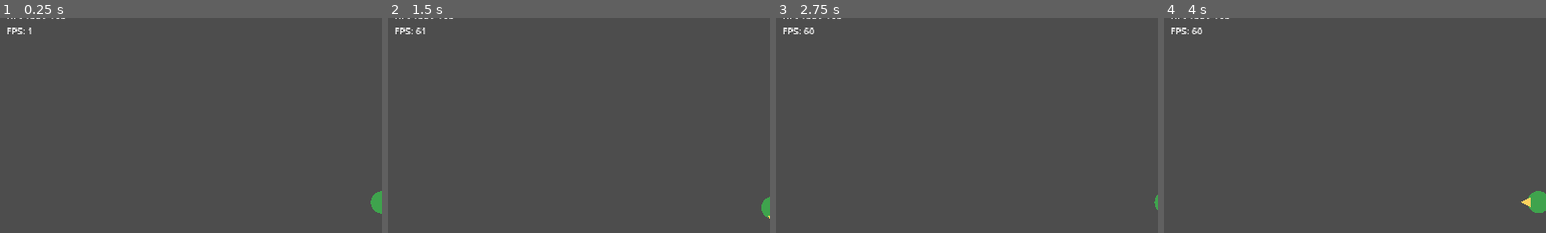
Above: before the commit, frames 1-4 (left to right).
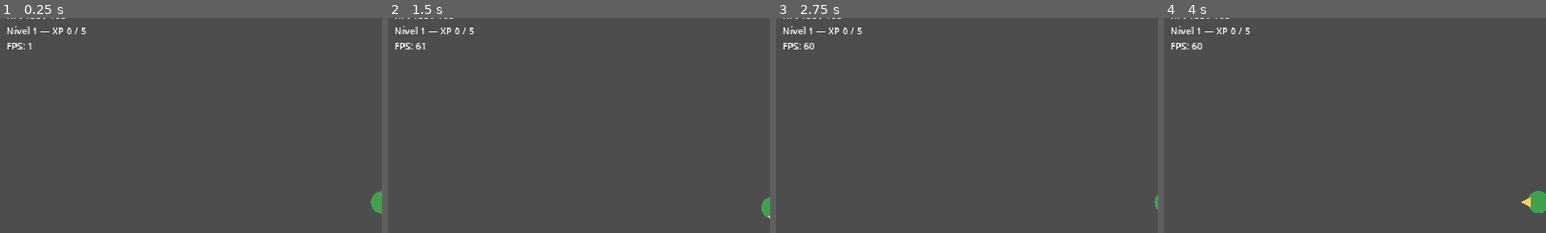
Above: after the commit, the same moments.

Repository: DevAndreNarcizo/RECONTO-While-I-Shine
Game: Godot game, scene res://scenes/world/World.tscn
Two runs of this game, one before a commit and one after it. Both use one fixed random seed, a clock stepped at 60 frames per second and the inputs below.
Inputs:
- Up to frame 1 (0.25 s): no input
- Up to frame 2 (1.5 s): tap Enter at 0.5 s; hold D (move_right) 0.53-1.28 s; hold S (move_down) from 1.28 s (still down)
- Up to frame 3 (2.75 s): tap Space at 2 s; release S (move_down) at 2.03 s; hold D (move_right) from 2.03 s (still down)
- Up to frame 4 (4 s): release D (move_right) at 2.78 s; hold W (move_up) 2.78-3.53 s; tap Enter at 3.5 s; hold A (move_left) from 3.53 s (still down)
The pictures show only the part of the screen within x 0-50%, y 7-57%; the shares and areas given below are measured in that part.

The runs differ from the first frame. In frame 1, 0.4% of the frame differs, in the area x 1-23%, y 3-15%; in frame 2, 0.5%; in frame 3, 0.5%; in frame 4, 0.5%.

Commit message:
feat: sementes de luz, xp e tela de level up
Drops com pooling (PickupPool via EventBus), magnetismo por Area2D
(sem checagem de distância em massa), curva de XP em data/balance.gd,
GameState com nível/XP e tela de level up que pausa e enfileira
níveis pendentes (3 cartas placeholder).

Co-Authored-By: Claude Fable 5 <noreply@anthropic.com>

Diff:
--- /dev/null
+++ b/game/data/balance.gd
@@ -0,0 +1,17 @@
+class_name Balance
+## Tabelas de balanceamento — só dados/fórmulas, sem estado.
+## Regra do GDD §5: ajustar aqui, não espalhar números pelo código.
+
+const XP_BASE := 5.0
+const XP_GROWTH := 1.2  # cada nível exige ~20% mais
+
+# Duração da run (GDD §3.3). DEV_MODE encurta para testar rápido.
+const DEV_MODE := true
+const RUN_DURATION := 30.0 * 60.0
+const DEV_RUN_DURATION := 5.0 * 60.0
+
+static func xp_for_level(level: int) -> float:
+	return ceilf(XP_BASE * pow(XP_GROWTH, level - 1))
+
+static func run_duration() -> float:
+	return DEV_RUN_DURATION if DEV_MODE else RUN_DURATION
--- /dev/null
+++ b/game/scenes/pickups/LightSeed.tscn
@@ -0,0 +1,15 @@
+[gd_scene load_steps=3 format=3]
+
+[ext_resource type="Script" path="res://scripts/pickups/light_seed.gd" id="1"]
+
+[sub_resource type="CircleShape2D" id="1"]
+radius = 7.0
+
+[node name="LightSeed" type="Area2D"]
+collision_layer = 4
+collision_mask = 0
+monitoring = false
+script = ExtResource("1")
+
+[node name="CollisionShape2D" type="CollisionShape2D" parent="."]
+shape = SubResource("1")
--- a/game/scenes/player/Player.tscn
+++ b/game/scenes/player/Player.tscn
@@ -8,6 +8,9 @@
 
 [sub_resource type="CircleShape2D" id="2"]
 radius = 12.0
+
+[sub_resource type="CircleShape2D" id="3"]
+radius = 50.0
 
 [node name="Player" type="CharacterBody2D"]
 motion_mode = 1
@@ -25,6 +28,13 @@
 [node name="CollisionShape2D" type="CollisionShape2D" parent="Hurtbox"]
 shape = SubResource("2")
 
+[node name="MagnetArea" type="Area2D" parent="."]
+collision_layer = 0
+collision_mask = 4
+
+[node name="CollisionShape2D" type="CollisionShape2D" parent="MagnetArea"]
+shape = SubResource("3")
+
 [node name="Weapons" type="Node2D" parent="."]
 
 [node name="CipoChicoteante" type="Node2D" parent="Weapons"]
--- /dev/null
+++ b/game/scenes/ui/LevelUpScreen.tscn
@@ -0,0 +1,59 @@
+[gd_scene load_steps=2 format=3]
+
+[ext_resource type="Script" path="res://scripts/ui/level_up_screen.gd" id="1"]
+
+[node name="LevelUpScreen" type="CanvasLayer"]
+process_mode = 3
+layer = 10
+script = ExtResource("1")
+
+[node name="Dim" type="ColorRect" parent="."]
+anchors_preset = 15
+anchor_right = 1.0
+anchor_bottom = 1.0
+grow_horizontal = 2
+grow_vertical = 2
+color = Color(0, 0, 0, 0.55)
+
+[node name="Center" type="CenterContainer" parent="Dim"]
+layout_mode = 1
+anchors_preset = 15
+anchor_right = 1.0
+anchor_bottom = 1.0
+grow_horizontal = 2
+grow_vertical = 2
+
+[node name="Panel" type="PanelContainer" parent="Dim/Center"]
+layout_mode = 2
+
+[node name="VBox" type="VBoxContainer" parent="Dim/Center/Panel"]
+layout_mode = 2
+theme_override_constants/separation = 24
+
+[node name="Title" type="Label" parent="Dim/Center/Panel/VBox"]
+layout_mode = 2
+theme_override_font_sizes/font_size = 36
+text = "A mata te concede uma dádiva"
+horizontal_alignment = 1
+
+[node name="Cards" type="HBoxContainer" parent="Dim/Center/Panel/VBox"]
+layout_mode = 2
+theme_override_constants/separation = 24
+
+[node name="Card1" type="Button" parent="Dim/Center/Panel/VBox/Cards"]
+custom_minimum_size = Vector2(240, 140)
+layout_mode = 2
+theme_override_font_sizes/font_size = 28
+text = "+Dano"
+
+[node name="Card2" type="Button" parent="Dim/Center/Panel/VBox/Cards"]
+custom_minimum_size = Vector2(240, 140)
+layout_mode = 2
+theme_override_font_sizes/font_size = 28
+text = "+Velocidade"
+
+[node name="Card3" type="Button" parent="Dim/Center/Panel/VBox/Cards"]
+custom_minimum_size = Vector2(240, 140)
+layout_mode = 2
+theme_override_font_sizes/font_size = 28
+text = "+Cipó nível"
--- a/game/scenes/world/World.tscn
+++ b/game/scenes/world/World.tscn
@@ -1,9 +1,11 @@
-[gd_scene load_steps=5 format=3]
+[gd_scene load_steps=7 format=3]
 
 [ext_resource type="Script" path="res://scripts/world/world.gd" id="1"]
 [ext_resource type="Script" path="res://scripts/world/ground_grid.gd" id="2"]
 [ext_resource type="PackedScene" path="res://scenes/player/Player.tscn" id="3"]
 [ext_resource type="Script" path="res://scripts/ui/debug_hud.gd" id="4"]
+[ext_resource type="Script" path="res://scripts/pickups/pickup_pool.gd" id="5"]
+[ext_resource type="PackedScene" path="res://scenes/ui/LevelUpScreen.tscn" id="6"]
 
 [node name="World" type="Node2D"]
 script = ExtResource("1")
@@ -15,7 +17,12 @@
 
 [node name="Enemies" type="Node2D" parent="."]
 
+[node name="Pickups" type="Node2D" parent="."]
+script = ExtResource("5")
+
 [node name="Player" parent="." instance=ExtResource("3")]
+
+[node name="LevelUpScreen" parent="." instance=ExtResource("6")]
 
 [node name="DebugHud" type="CanvasLayer" parent="."]
 script = ExtResource("4")
--- a/game/scripts/autoload/game_state.gd
+++ b/game/scripts/autoload/game_state.gd
@@ -1,6 +1,37 @@
 extends Node
-## GameState — estado da run atual e (futuramente) dados persistentes da meta.
+## GameState — estado da run atual (nível, XP, kills, tempo).
 
-# TODO(fase 1d): XP, nível e curva de Sementes de Luz.
-# TODO(fase 1e): tempo de run, kills, fim de run.
+var level := 1
+var xp := 0.0
+var xp_to_next := 5.0
+var kills := 0
+var run_time := 0.0
+var run_active := false
+
+func _ready() -> void:
+	EventBus.enemy_killed.connect(_on_enemy_killed)
+
+func reset_run() -> void:
+	level = 1
+	xp = 0.0
+	xp_to_next = Balance.xp_for_level(1)
+	kills = 0
+	run_time = 0.0
+	run_active = true
+	EventBus.xp_changed.emit(xp, xp_to_next, level)
+
+func add_xp(amount: float) -> void:
+	xp += amount
+	# `while` cobre coleta que rende mais de um nível de uma vez;
+	# a tela de level up enfileira os pendentes.
+	while xp >= xp_to_next:
+		xp -= xp_to_next
+		level += 1
+		xp_to_next = Balance.xp_for_level(level)
+		EventBus.level_up_ready.emit(level)
+	EventBus.xp_changed.emit(xp, xp_to_next, level)
+
+func _on_enemy_killed(_enemy: Node2D) -> void:
+	kills += 1
+
 # TODO(fase 2): Cristais de Luar e meta-progressão (Árvore Sagrada).
--- /dev/null
+++ b/game/scripts/pickups/light_seed.gd
@@ -0,0 +1,41 @@
+class_name LightSeed
+extends Area2D
+## Semente de Luz (XP dropado por inimigos). Pooled pelo PickupPool.
+## Fica parada até o MagnetArea do player alcançá-la; então voa até ele.
+
+const FLY_SPEED := 320.0
+const COLLECT_DISTANCE := 18.0
+
+var xp_value := 1
+
+var _pool: Node
+var _target: Node2D
+
+func setup(pool: Node, pos: Vector2, xp: int) -> void:
+	_pool = pool
+	global_position = pos
+	xp_value = xp
+	_target = null
+	show()
+	set_deferred("monitorable", true)
+	set_physics_process(false)
+
+func magnetize(target: Node2D) -> void:
+	if _target != null:
+		return
+	_target = target
+	set_deferred("monitorable", false)
+	set_physics_process(true)
+
+func _physics_process(delta: float) -> void:
+	global_position = global_position.move_toward(_target.global_position, FLY_SPEED * delta)
+	if global_position.distance_squared_to(_target.global_position) < COLLECT_DISTANCE * COLLECT_DISTANCE:
+		GameState.add_xp(xp_value)
+		_pool.collect(self)
+
+func _draw() -> void:
+	draw_colored_polygon(
+		PackedVector2Array([Vector2(0, -7), Vector2(5, 0), Vector2(0, 7), Vector2(-5, 0)]),
+		Color("ffd25e")
+	)
+	draw_circle(Vector2.ZERO, 2.5, Color(1, 1, 0.9))
--- /dev/null
+++ b/game/scripts/pickups/pickup_pool.gd
@@ -0,0 +1,30 @@
+class_name PickupPool
+extends Node2D
+## Pool de Sementes de Luz. Escuta mortes de inimigos (EventBus) e dropa XP.
+
+const SEED_SCENE := preload("res://scenes/pickups/LightSeed.tscn")
+
+var _pool: Array[LightSeed] = []
+
+func _ready() -> void:
+	EventBus.enemy_killed.connect(_on_enemy_killed)
+
+func _on_enemy_killed(enemy: Node2D) -> void:
+	var e := enemy as Enemy
+	if e and e.data:
+		spawn_seed(e.global_position, e.data.xp_value)
+
+func spawn_seed(pos: Vector2, xp: int) -> void:
+	var seed_node: LightSeed
+	if _pool.is_empty():
+		seed_node = SEED_SCENE.instantiate()
+		add_child(seed_node)
+	else:
+		seed_node = _pool.pop_back()
+	seed_node.setup(self, pos, xp)
+
+func collect(seed_node: LightSeed) -> void:
+	seed_node.hide()
+	seed_node.set_deferred("monitorable", false)
+	seed_node.set_physics_process(false)
+	_pool.push_back(seed_node)
--- a/game/scripts/player/player.gd
+++ b/game/scripts/player/player.gd
@@ -10,6 +10,7 @@
 @export var decel: float = 1200.0
 @export var max_hp: float = 100.0
 @export var contact_iframes: float = 0.5  # invencibilidade após levar dano de contato
+@export var magnetism: float = 50.0  # raio de coleta de Sementes de Luz (GDD §5)
 
 var hp: float
 var facing: Vector2 = Vector2.RIGHT  # última direção de movimento (armas frontais usam)
@@ -17,9 +18,17 @@
 var _invuln := 0.0
 
 @onready var _hurtbox: Area2D = $Hurtbox
+@onready var _magnet: Area2D = $MagnetArea
 
 func _ready() -> void:
 	hp = max_hp
+	($MagnetArea/CollisionShape2D.shape as CircleShape2D).radius = magnetism
+	_magnet.area_entered.connect(_on_magnet_area_entered)
+
+func _on_magnet_area_entered(area: Area2D) -> void:
+	var seed_node := area as LightSeed
+	if seed_node:
+		seed_node.magnetize(self)
 
 func _physics_process(delta: float) -> void:
 	var input_dir := Input.get_vector("move_left", "move_right", "move_up", "move_down")
--- a/game/scripts/ui/debug_hud.gd
+++ b/game/scripts/ui/debug_hud.gd
@@ -8,6 +8,8 @@
 func _process(_delta: float) -> void:
 	if player == null:
 		return
-	label.text = "Inimigos ativos: %d\nHP: %.0f / %.0f\nFPS: %d" % [
-		EnemySpawner.active_count(), player.hp, player.max_hp, Engine.get_frames_per_second()
+	label.text = "Inimigos ativos: %d\nHP: %.0f / %.0f\nNível %d — XP %.0f / %.0f\nFPS: %d" % [
+		EnemySpawner.active_count(), player.hp, player.max_hp,
+		GameState.level, GameState.xp, GameState.xp_to_next,
+		Engine.get_frames_per_second()
 	]
--- /dev/null
+++ b/game/scripts/ui/level_up_screen.gd
@@ -0,0 +1,42 @@
+extends CanvasLayer
+## Tela de Level Up — pausa o jogo e oferece 3 cartas placeholder.
+## (Fase 2 substitui pelas cartas reais de Encantos/Amuletos com raridade.)
+
+var player: Player
+
+var _pending := 0
+
+@onready var _cards: Array[Button] = [
+	$Dim/Center/Panel/VBox/Cards/Card1,
+	$Dim/Center/Panel/VBox/Cards/Card2,
+	$Dim/Center/Panel/VBox/Cards/Card3,
+]
+
+func _ready() -> void:
+	visible = false
+	EventBus.level_up_ready.connect(_on_level_up_ready)
+	for i in _cards.size():
+		_cards[i].pressed.connect(_choose.bind(i))
+
+func _on_level_up_ready(_level: int) -> void:
+	_pending += 1
+	if not visible:
+		get_tree().paused = true
+		visible = true
+
+func _choose(index: int) -> void:
+	var weapons := player.get_node("Weapons")
+	match index:
+		0:  # +Dano (global, placeholder)
+			for w in weapons.get_children():
+				w.damage *= 1.15
+		1:  # +Velocidade
+			player.move_speed += 10.0
+		2:  # +Cipó nível
+			(weapons.get_node("CipoChicoteante") as EncantoBase).level_up()
+
+	_pending -= 1
+	if _pending > 0:
+		return  # mais níveis na fila: continua pausado, escolhe de novo
+	visible = false
+	get_tree().paused = false
--- a/game/scripts/world/world.gd
+++ b/game/scripts/world/world.gd
@@ -4,8 +4,10 @@
 @onready var player: Player = $Player
 
 func _ready() -> void:
+	GameState.reset_run()
 	EnemySpawner.start(player, $Enemies)
 	$DebugHud.player = player
+	$LevelUpScreen.player = player
 	EventBus.player_died.connect(_on_player_died)
 
 func _on_player_died() -> void:
Not shown: 1 places in game/scenes/player/Player.tscn that only renumber resources
